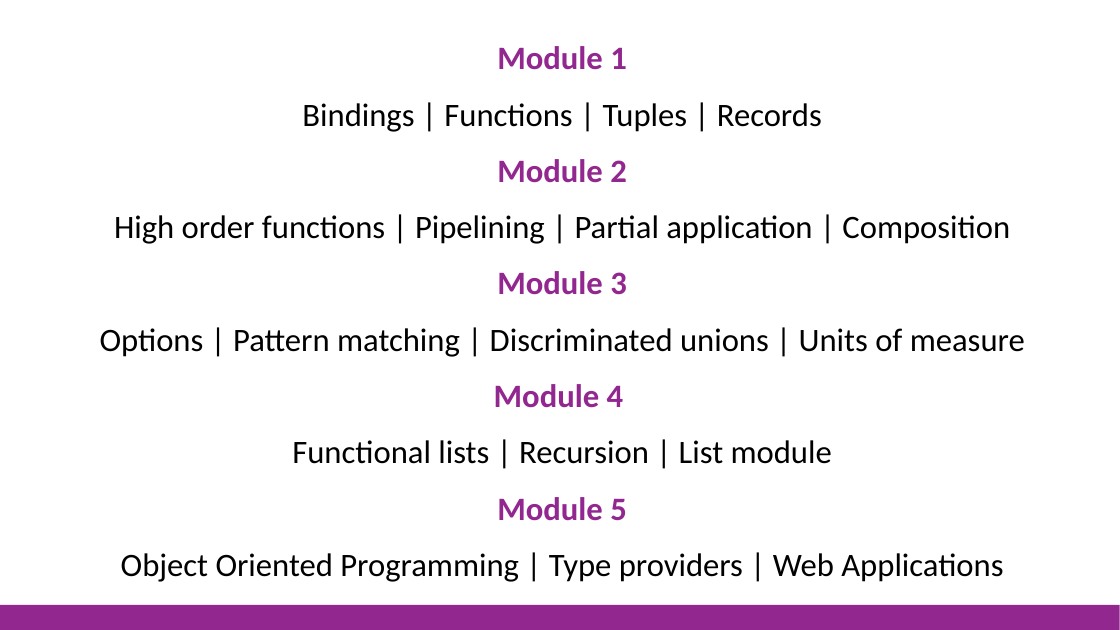
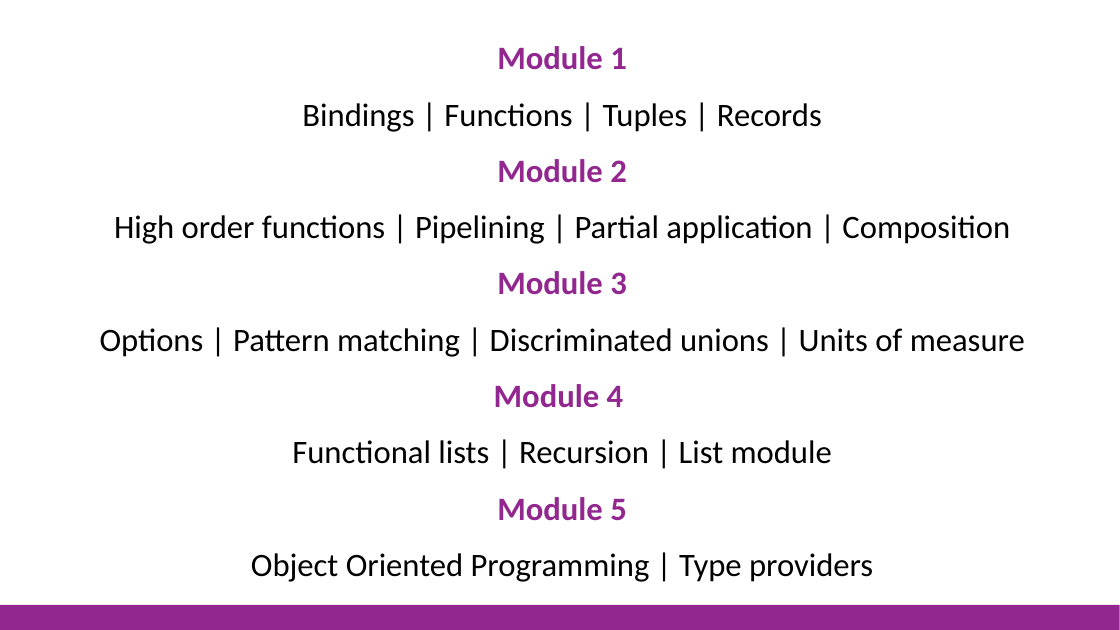
Before and after one commit to jorgef/fsharpworkshop, a slide deck: slide 8 of FSharpWorkshop_Slides.pptx. Drawn at 1120x630 pixels with LibreOffice and Linux fonts; fonts in the diff are those of the drawing. Boxes give left, top, right and bottom in pixels: in the first picture for what was removed or moved away, otherwise in the second. Text is boxed around its words. In the diff, an @@ line names an element or a change of style, - is before the commit and + after.

```diff
--- a/FSharpWorkshop_Slides.pptx
+++ b/FSharpWorkshop_Slides.pptx
@@ text at <box>251,553,873,582</box>: text changed @@
-Object Oriented Programming | Type providers | Web Applications
+Object Oriented Programming | Type providers
```
Also in this commit, not shown: 6 other slides changed, 3 other files.
